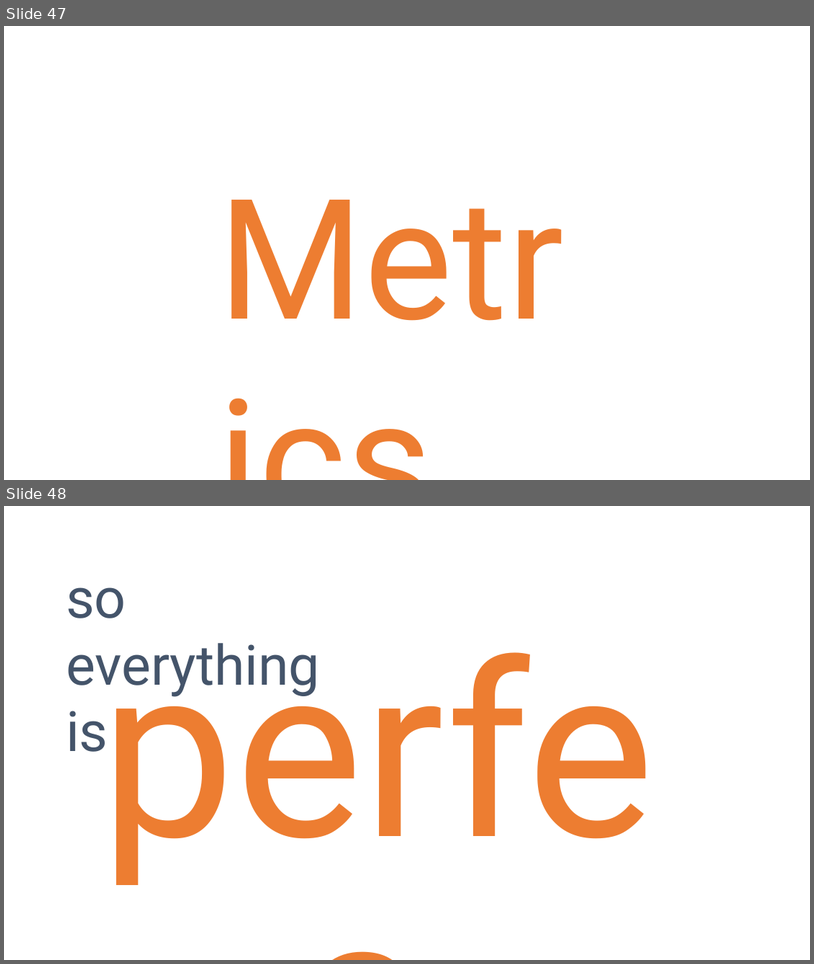
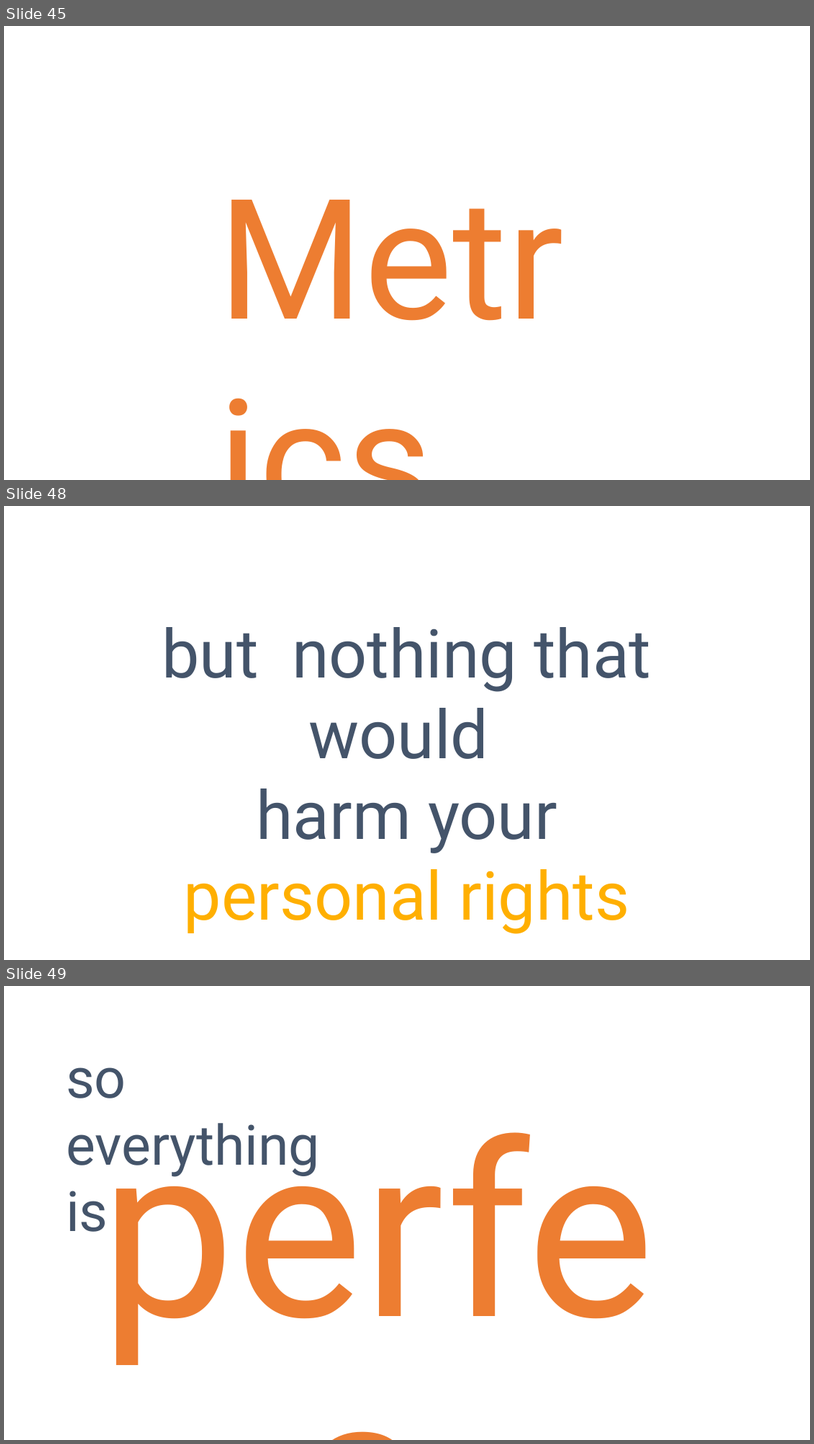
Before and after one commit to danielmarbach/RemoteWorking, a slide deck: presentation.pptx. Shown one above the other, each under a label of ours: slides 47 and 48 before the commit, slides 45, 48 and 49 after it; the slides between them are not shown. The pictures are 814x964 and 814x1444 pixels, drawn with LibreOffice and Linux fonts; fonts in the diff are those of the drawing. Boxes give left, top, right and bottom in pixels: in the first picture for what was removed or moved away, otherwise in the second. Text is boxed around its words. In the diff, an @@ line names an element or a change of style, - is before the commit and + after.

```diff
--- a/presentation.pptx
+++ b/presentation.pptx
@@ slide 48 added at (4, 506, 810, 960), background #FFFFFF @@
@@ text added at (162, 627, 651, 934), 80 pt, text #44546A @@
+but nothing that would
+harm your
+personal rights
@@ what was slide 47 is now slide 45 @@
@@ what was slide 48 is now slide 49 @@
```
Also in this commit, not shown: 2 slides changed, 2 other slides added, 3 slides removed, 2 other files.
